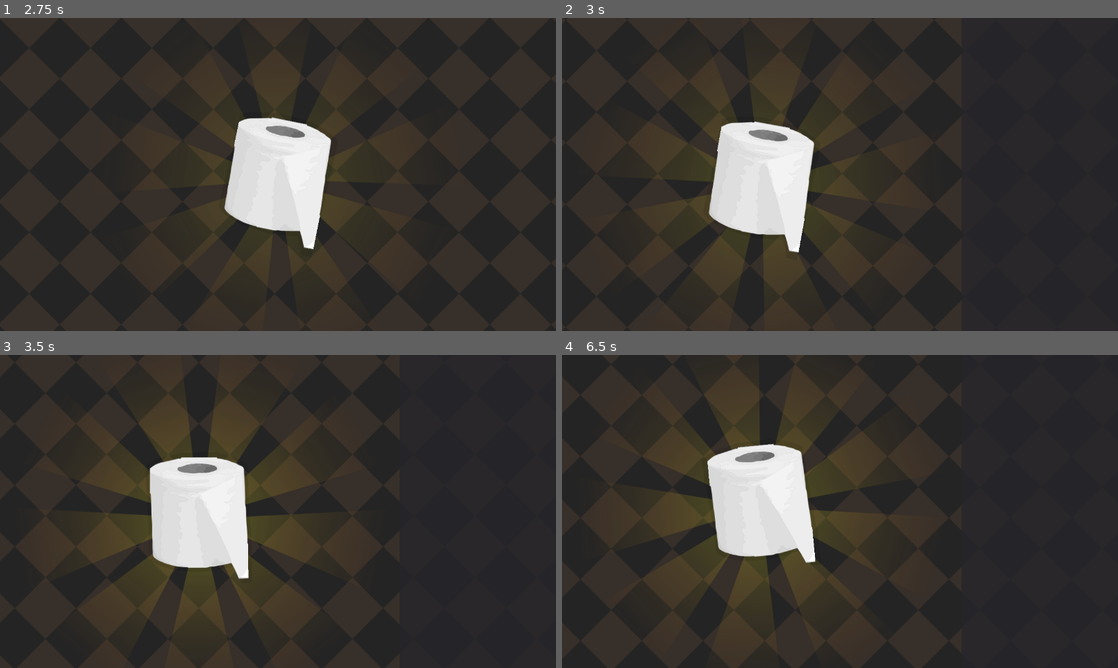
Above: before the commit, frames 1-4 (two rows, left to right).
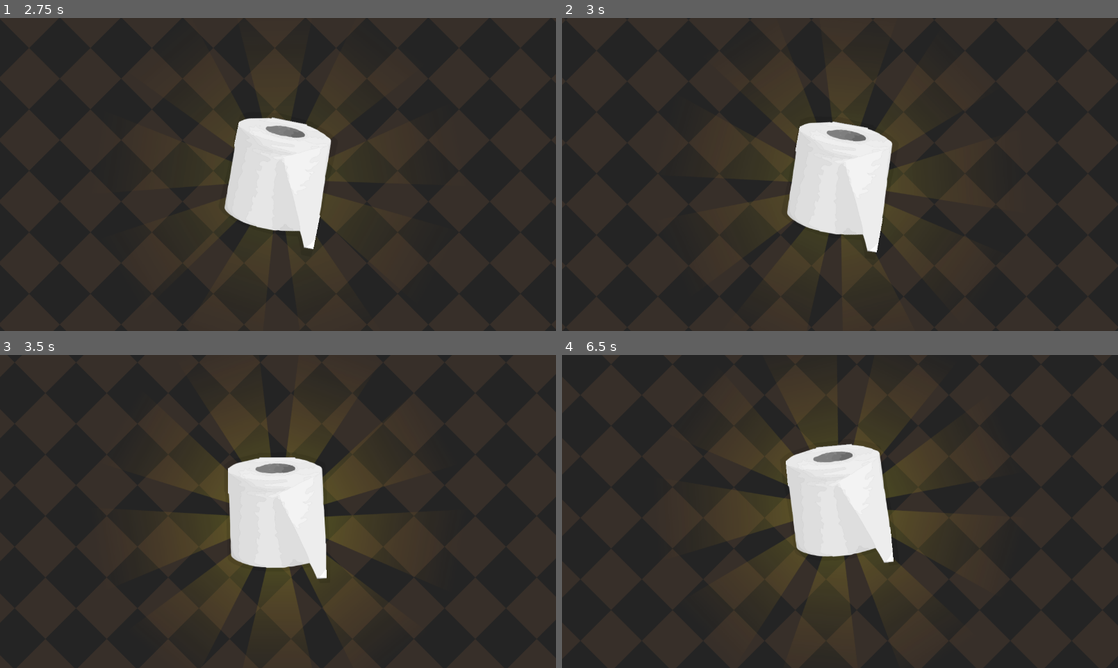
Above: after the commit, the same moments.

Repository: magwoo/PaperClicker
Game: Godot game, scene res://gameplay/game.tscn
Same seed, same stepped clock (60 frames per second), same inputs: the game is played once before the commit and once after it.
Inputs (mouse positions are in pixels of both pictures, inside the frame that each line leads up to):
- Up to frame 1 (2.75 s): click (278, 174) at 0.5 s; click (278, 174) at 1.25 s; click (278, 174) at 2 s
- Up to frame 2 (3 s): move the mouse to (962, 158) at 2.77 s
- Up to frame 3 (3.5 s): no input
- Up to frame 4 (6.5 s): move the mouse to (728, 527) at 3.52 s; move the mouse to (895, 442) at 4.27 s; move the mouse to (812, 574) at 5.02 s; move the mouse to (1006, 558) at 5.77 s

Frame 1 is identical in both runs. In frame 2, 11% of the frame differs, in the area x 23-74%, y 31-76%; in frame 3, 14%, in the area x 20-76%, y 22-81%; in frame 4, 13%.

Commit message:
added paper press sounds

Diff:
--- a/gameplay/game.gd
+++ b/gameplay/game.gd
@@ -5,4 +5,4 @@
 
 
 func _ready() -> void:
-	viewport.connect('size_changed', self, '_update_viewport')
+	pass
--- a/gameplay/game.tscn
+++ b/gameplay/game.tscn
@@ -1,9 +1,8 @@
-[gd_scene load_steps=5 format=2]
+[gd_scene load_steps=4 format=2]
 
 [ext_resource path="res://gameplay/game.gd" type="Script" id=1]
 [ext_resource path="res://menu/shop/shop.tscn" type="PackedScene" id=2]
 [ext_resource path="res://gameplay/paper/paper.tscn" type="PackedScene" id=3]
-[ext_resource path="res://menu/shop/shop.gd" type="Script" id=4]
 
 [node name="HBoxContainer" type="HBoxContainer"]
 anchor_right = 1.0
@@ -20,4 +19,3 @@
 [node name="Paper" parent="Gameplay" instance=ExtResource( 3 )]
 
 [node name="Shop" parent="." instance=ExtResource( 2 )]
-script = ExtResource( 4 )
--- a/gameplay/paper/paper.gd
+++ b/gameplay/paper/paper.gd
@@ -1,19 +1,22 @@
+class_name Paper
 extends Control
 
 
-export var move_range: float = 24.0
-export var move_speed: float = 2.5
-export var rotation_range: float = 0.2
-export var rotation_speed: float = 2.25
-export var glow_rotation_speed: float = 0.5
-export var glow_opacity: float = 0.15
-export var glow_opacity_range: float = 0.05
+export(float, 0.0, 128.0, 0.5) var move_range: float = 24.0
+export(float, 0.0, 5.0, 0.1) var move_speed: float = 2.5
+export(float, 0.0, 1.0, 0.05) var rotation_range: float = 0.2
+export(float, 0.0, 5.0, 0.1) var rotation_speed: float = 2.25
+export(float, 0.0, 5.0, 0.1) var glow_rotation_speed: float = 0.5
+export(float, 0.0, 1.0, 0.05) var glow_opacity: float = 0.15
+export(float, 0.0, 0.5, 0.01) var glow_opacity_range: float = 0.05
 export(Curve) var animation_curve: Curve
 
-onready var sprite: Sprite = $Sprite
+onready var paper: Sprite = $Sprite
 onready var shadow: Sprite = $Sprite/Shadow
 onready var glow: Sprite = $Glow
 onready var button: Button = $Button
+onready var player_low: AudioStreamPlayer = $LowPress
+onready var player_high: AudioStreamPlayer = $HighPress
 onready var tween: Tween = $Tween
 
 
@@ -23,19 +26,21 @@
 
 func _process(delta: float) -> void:
 	var time: float = Global.time
-	sprite.position.y = sin(time * move_speed) * move_range
-	sprite.rotation = cos(time * rotation_speed) * rotation_range
-	shadow.scale = Vector2.ONE - sprite.scale + Global.float2vec(1.075)
+	paper.position.y = sin(time * move_speed) * move_range
+	paper.rotation = cos(time * rotation_speed) * rotation_range
+	shadow.scale = Vector2.ONE - paper.scale + Global.float2vec(1.075)
 	glow.rotate(glow_rotation_speed * delta)
-	glow.position.y = sprite.position.y
+	glow.position.y = paper.position.y
 	glow.self_modulate.a = glow_opacity + sin(time * 2.0) * glow_opacity_range
-	shadow.rotation = sprite.rotation / 3.0
+	shadow.rotation = paper.rotation / 3.0
 
 
 func press() -> void:
 	tween.interpolate_method(self, '_curve_sprite_scale', 0.0, 1.0, 0.35)
+	player_high.play()
+	player_low.play()
 	tween.start()
 
 
 func _curve_sprite_scale(t: float) -> void:
-	sprite.scale = Global.float2vec(animation_curve.interpolate(t))
+	paper.scale = Global.float2vec(animation_curve.interpolate(t))
--- a/gameplay/paper/paper.tscn
+++ b/gameplay/paper/paper.tscn
@@ -1,11 +1,11 @@
-[gd_scene load_steps=5 format=2]
+[gd_scene load_steps=7 format=2]
 
 [ext_resource path="res://gameplay/paper/paper.svg" type="Texture" id=1]
 [ext_resource path="res://gameplay/paper/paper.gd" type="Script" id=2]
 [ext_resource path="res://gameplay/paper/glow.svg" type="Texture" id=3]
-
-[sub_resource type="Curve" id=1]
-_data = [ Vector2( 0, 1 ), 0.0, -5.25794, 0, 0, Vector2( 0.207547, 1 ), 0.946429, 0.946429, 0, 0, Vector2( 1, 1 ), 0.6625, 0.0, 0, 0 ]
+[ext_resource path="res://gameplay/paper/press_curve.tres" type="Curve" id=4]
+[ext_resource path="res://gameplay/paper/press_sound_low.wav" type="AudioStream" id=5]
+[ext_resource path="res://gameplay/paper/press_sound_high.wav" type="AudioStream" id=6]
 
 [node name="Paper" type="Control"]
 anchor_left = 0.5
@@ -13,7 +13,7 @@
 anchor_right = 0.5
 anchor_bottom = 0.5
 script = ExtResource( 2 )
-animation_curve = SubResource( 1 )
+animation_curve = ExtResource( 4 )
 
 [node name="Glow" type="Sprite" parent="."]
 self_modulate = Color( 1, 1, 1, 0.15 )
@@ -43,3 +43,9 @@
 focus_mode = 0
 enabled_focus_mode = 0
 keep_pressed_outside = true
+
+[node name="LowPress" type="AudioStreamPlayer" parent="."]
+stream = ExtResource( 5 )
+
+[node name="HighPress" type="AudioStreamPlayer" parent="."]
+stream = ExtResource( 6 )
--- /dev/null
+++ b/gameplay/paper/press_curve.tres
@@ -0,0 +1,4 @@
+[gd_resource type="Curve" format=2]
+
+[resource]
+_data = [ Vector2( 0, 1 ), 0.0, -5.25794, 0, 0, Vector2( 0.207547, 1 ), 0.946429, 0.946429, 0, 0, Vector2( 1, 1 ), 0.6625, 0.0, 0, 0 ]
--- a/menu/shop/shop.gd
+++ b/menu/shop/shop.gd
@@ -13,10 +13,10 @@
 
 
 func _process(delta: float) -> void:
-	if get_global_mouse_position().x > viewport.size.x - 420 && !opened:
+	if get_global_mouse_position().x > viewport.size.x - 240.0 && !opened:
 		opened = true
 		open()
-	if get_global_mouse_position().x < viewport.size.x - 420 && opened:
+	if get_global_mouse_position().x < viewport.size.x - 240.0 && opened:
 		opened = false
 		close()
 
--- a/project.godot
+++ b/project.godot
@@ -9,12 +9,18 @@
 config_version=4
 
 _global_script_classes=[ {
+"base": "Control",
+"class": "Paper",
+"language": "GDScript",
+"path": "res://gameplay/paper/paper.gd"
+}, {
 "base": "Panel",
 "class": "Shop",
 "language": "GDScript",
 "path": "res://menu/shop/shop.gd"
 } ]
 _global_script_class_icons={
+"Paper": "",
 "Shop": ""
 }
 
Not shown, added: gameplay/paper/press_sound_high.wav.import
Not shown, added: gameplay/paper/press_sound_low.wav.import
Not shown, added: gameplay/paper/press_sound_high.wav
Not shown, added: gameplay/paper/press_sound_low.wav
